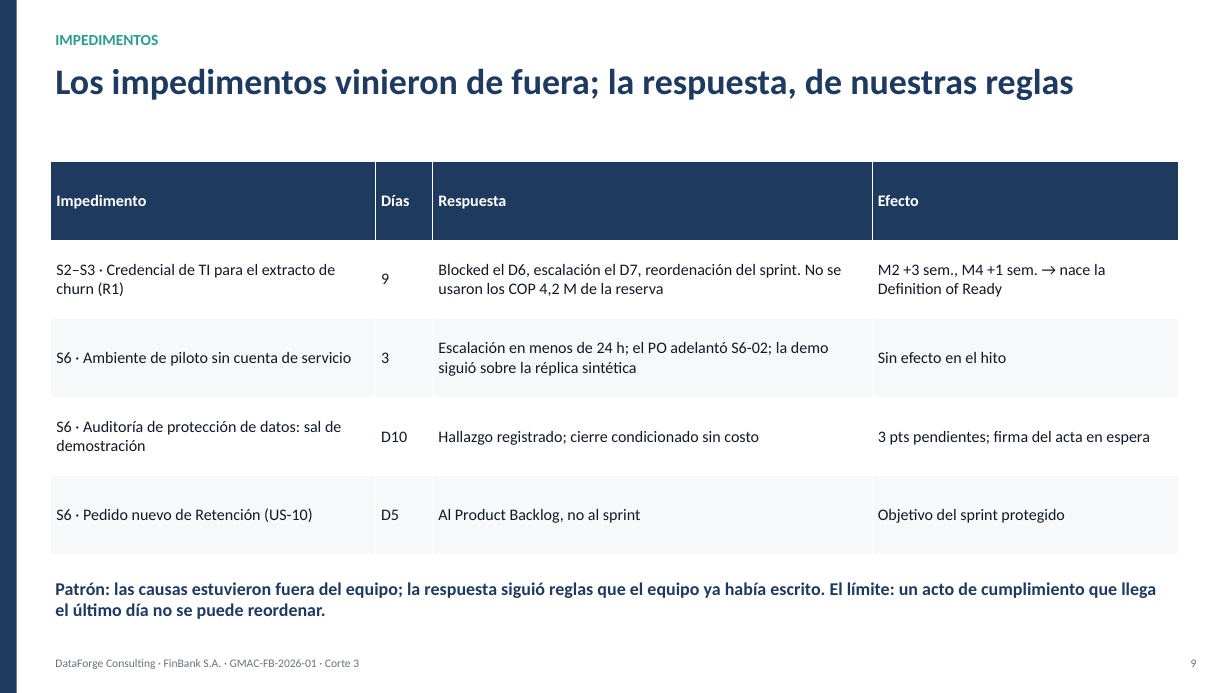
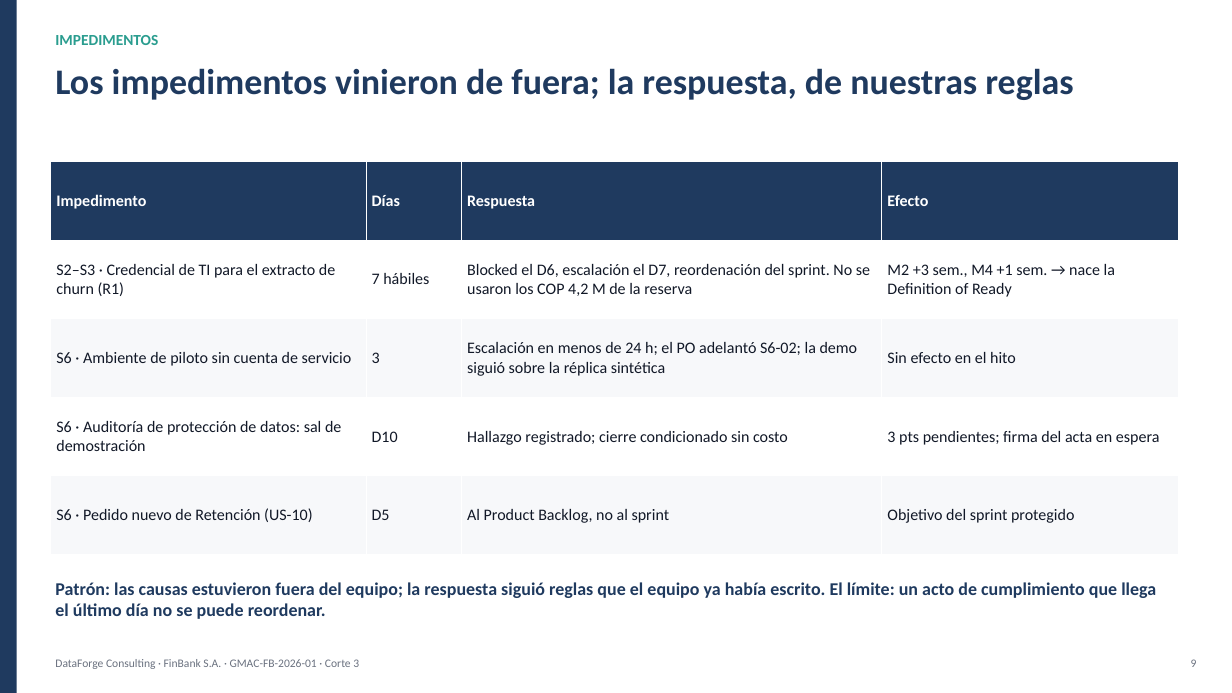
Before and after one commit to OscarSantiagoMerino/DataForge-Consulting, a slide deck: slide 9 of docs/corte3/Presentacion_FinBank_Grupo1.pptx. Drawn at 1232x693 pixels with LibreOffice and Linux fonts; fonts in the diff are those of the drawing. Boxes give left, top, right and bottom in pixels: in the first picture for what was removed or moved away, otherwise in the second. Text is boxed around its words. In the diff, an @@ line names an element or a change of style, - is before the commit and + after.

```diff
--- a/docs/corte3/Presentacion_FinBank_Grupo1.pptx
+++ b/docs/corte3/Presentacion_FinBank_Grupo1.pptx
@@ table at <box>51,162,1178,555</box> @@
-row 2, column 2: 9
+row 2, column 2: 7 hábiles
```
Also in this commit, not shown: 1 other slide changed, 8 other files.
